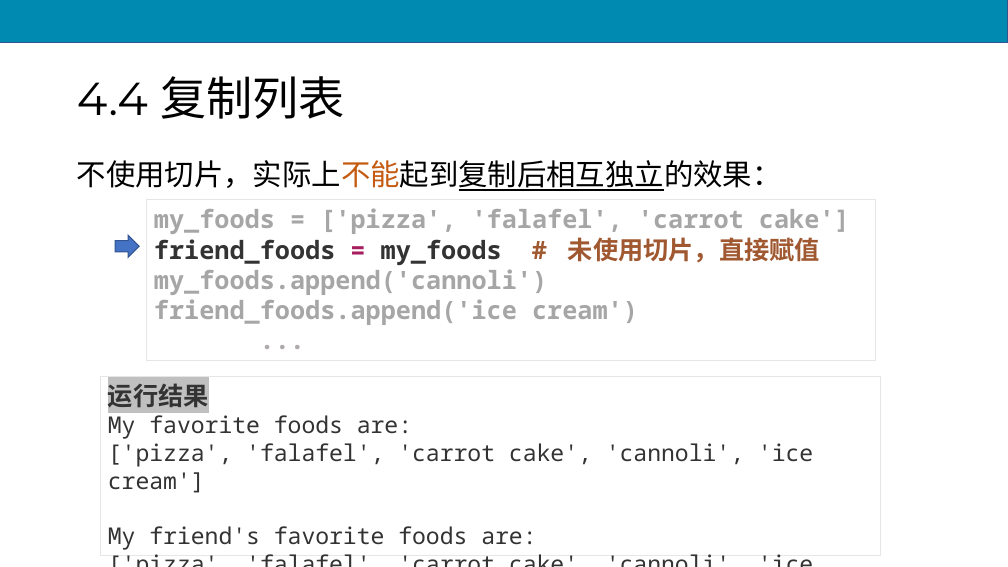
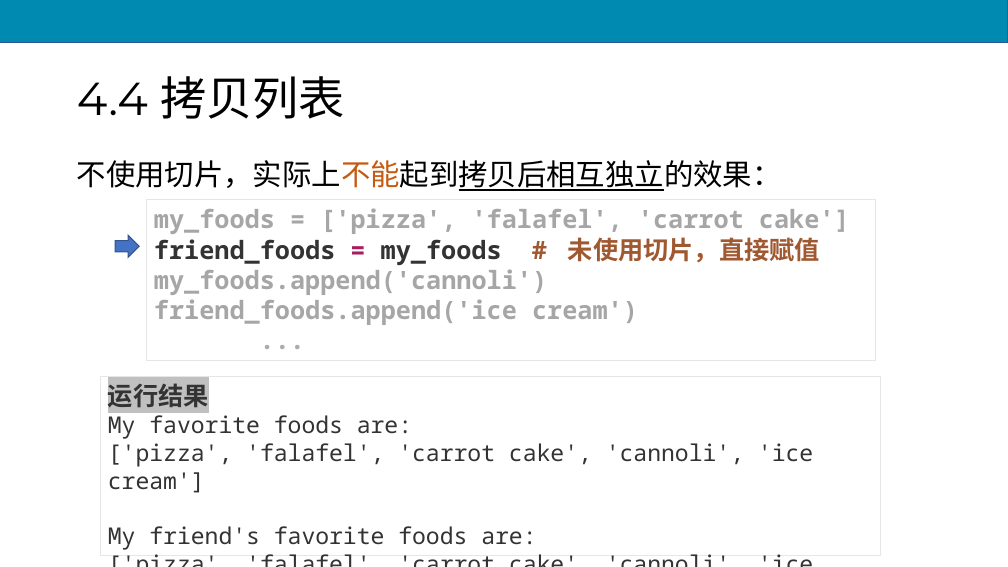
Before and after one commit to scruel/pcc_3e_slides, a slide deck: slide 34 of PPT/python4.pptx. Drawn at 1008x567 pixels with LibreOffice and Linux fonts; fonts in the diff are those of the drawing. Boxes give left, top, right and bottom in pixels: in the first picture for what was removed or moved away, otherwise in the second. Text is boxed around its words. In the diff, an @@ line names an element or a change of style, - is before the commit and + after.

```diff
--- a/PPT/python4.pptx
+++ b/PPT/python4.pptx
@@ title at bbox=[77, 76, 345, 119]: text changed @@
-4.4 复制列表
+4.4 拷贝列表
@@ text at bbox=[77, 160, 782, 191]: text changed @@
-不使用切片，实际上不能起到复制后相互独立的效果：
+不使用切片，实际上不能起到拷贝后相互独立的效果：
```
Also in this commit, not shown: 4 other slides changed, 17 other files.
